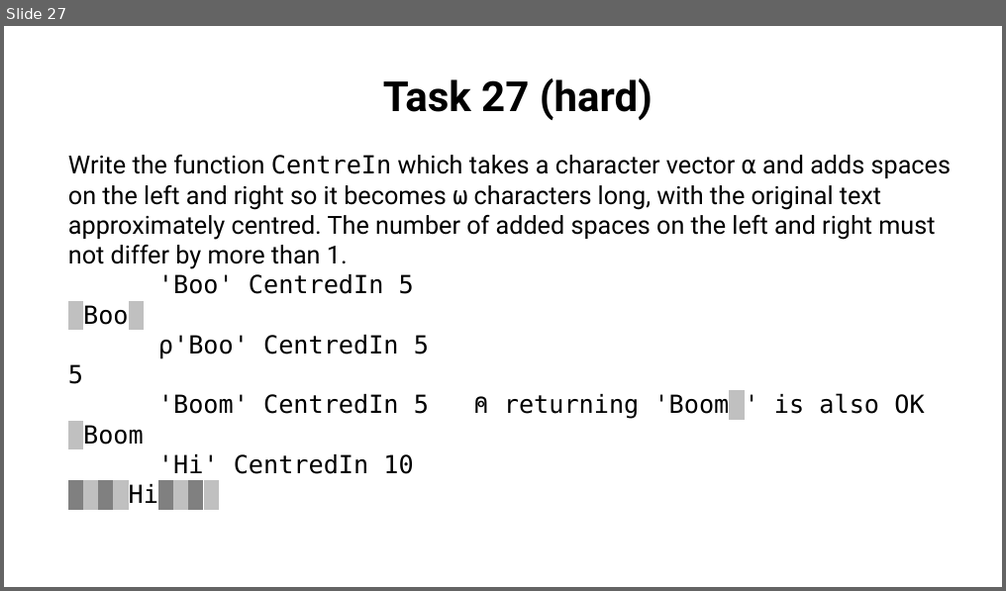
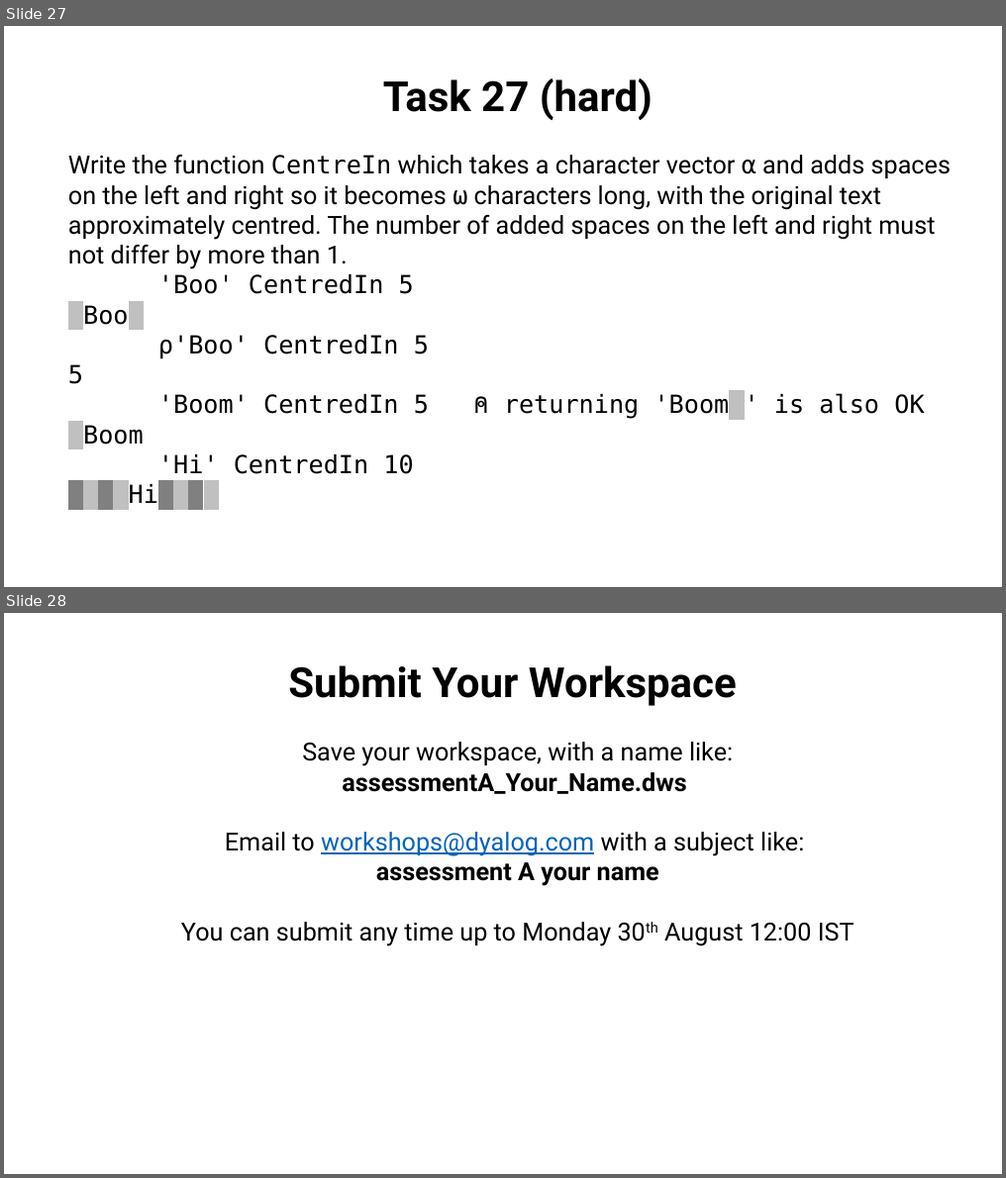
Before and after one commit to abrudz/tasks, a slide deck: assessmentA.pptx. Shown one above the other, each under a label of ours: slide 27 before the commit, slides 27 and 28 after it. The pictures are 1006x591 and 1006x1178 pixels, drawn with LibreOffice and Linux fonts; fonts in the diff are those of the drawing. Boxes give left, top, right and bottom in pixels: in the first picture for what was removed or moved away, otherwise in the second. Text is boxed around its words. In the diff, an @@ line names an element or a change of style, - is before the commit and + after.

```diff
--- a/assessmentA.pptx
+++ b/assessmentA.pptx
@@ slide 28 added at box(4, 613, 1002, 1174), background #FFFFFF @@
@@ text added at box(181, 665, 854, 947), 24 pt, text #000000 @@
+Submit Your Workspace
+Save your workspace, with a name like:
+assessmentA_Your_Name.dws
+Email to workshops@dyalog.com with a subject like:
+assessment A your name
+You can submit any time up to Monday 30th August 12:00 IST
```
Also in this commit, not shown: 1 slide changed, 1 other slide added, 1 slide removed, 1 other file.
